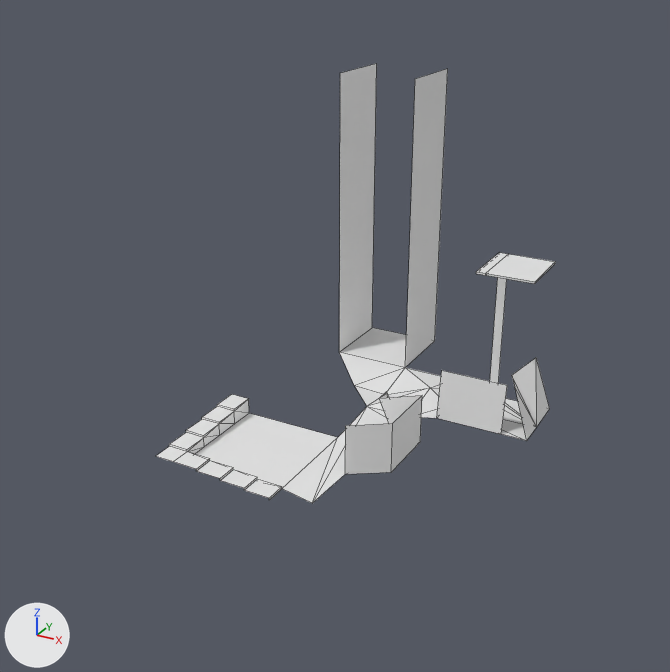
Renders of the Blender file Zeldo/Content/Meshes/Demo.blend from each side of a commit.
Both versions are drawn from a 50 mm camera at (36.6, -77.1, 43.9) aimed at (4.5, -18.8, 14.8). Arrows for +X, +Y and +Z are at lower left; the lights stay in place. Mesh edges are drawn as thin lines.
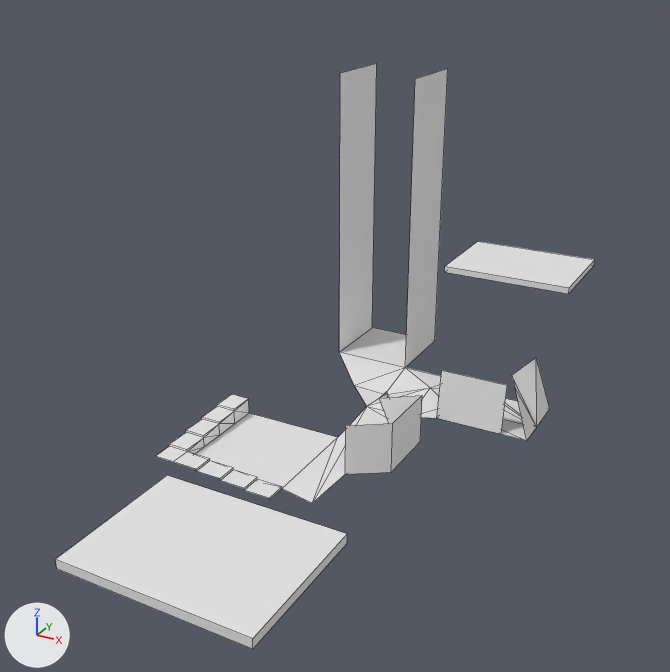
Scene script edits in JSON lines:
```json
{"block": "me_plane", "where": "# used by ob_plane; location = (0.0, 0.0, 0.0)"}
{"op": "remove", "block": "me_plane", "code": "me_plane.from_pydata(...)  # 96 vertices, 89 faces; spans x -12.0..16.3, y -22.0..13.0, z 0.0..31.0"}
{"op": "add", "block": "me_plane", "code": "me_plane.from_pydata(...)  # 100 vertices, 90 faces; spans x -12.0..18.4, y -51.3..13.0, z 0.0..31.0"}
{"block": "me_plane", "change": "me_plane part 1: a new loose piece, a box spanning x 7.0..18.38, y -51.34..-42.73, z 15.42..16.0"}
{"block": "me_plane", "change": "me_plane part 2"}
{"block": "me_plane", "change": "11 vertices are removed from x 10.0..15.4, y -2.7..3.3, z 15.8..16.0"}
{"block": "me_plane", "change": "11 faces are deleted"}
{"block": "me_plane", "change": "1 vertex moves from x 10.0, y -2.7, z 15.8 to x 18.4, y 5.6, z 15.4"}
{"block": "me_plane", "change": "7 vertices are added at x 7.0..18.4, y -2.7..5.6, z 15.4..16.0"}
{"block": "me_plane", "change": "6 new faces join them"}
```

Changed parts and their boxes (x1, y1, x2, y2) in the pictures (670 x 672 px):
```json
{"object": "Plane", "change": "reshaped", "before": [156, 63, 555, 503], "after": [55, 63, 595, 649], "on screen": "35% wider, 33% taller"}
{"part": 1, "of": "me_plane", "change": "added", "after": [55, 475, 347, 649]}
{"part": 2, "of": "me_plane", "change": "cut back", "before": [476, 253, 555, 383], "after": [445, 241, 595, 294]}
```
